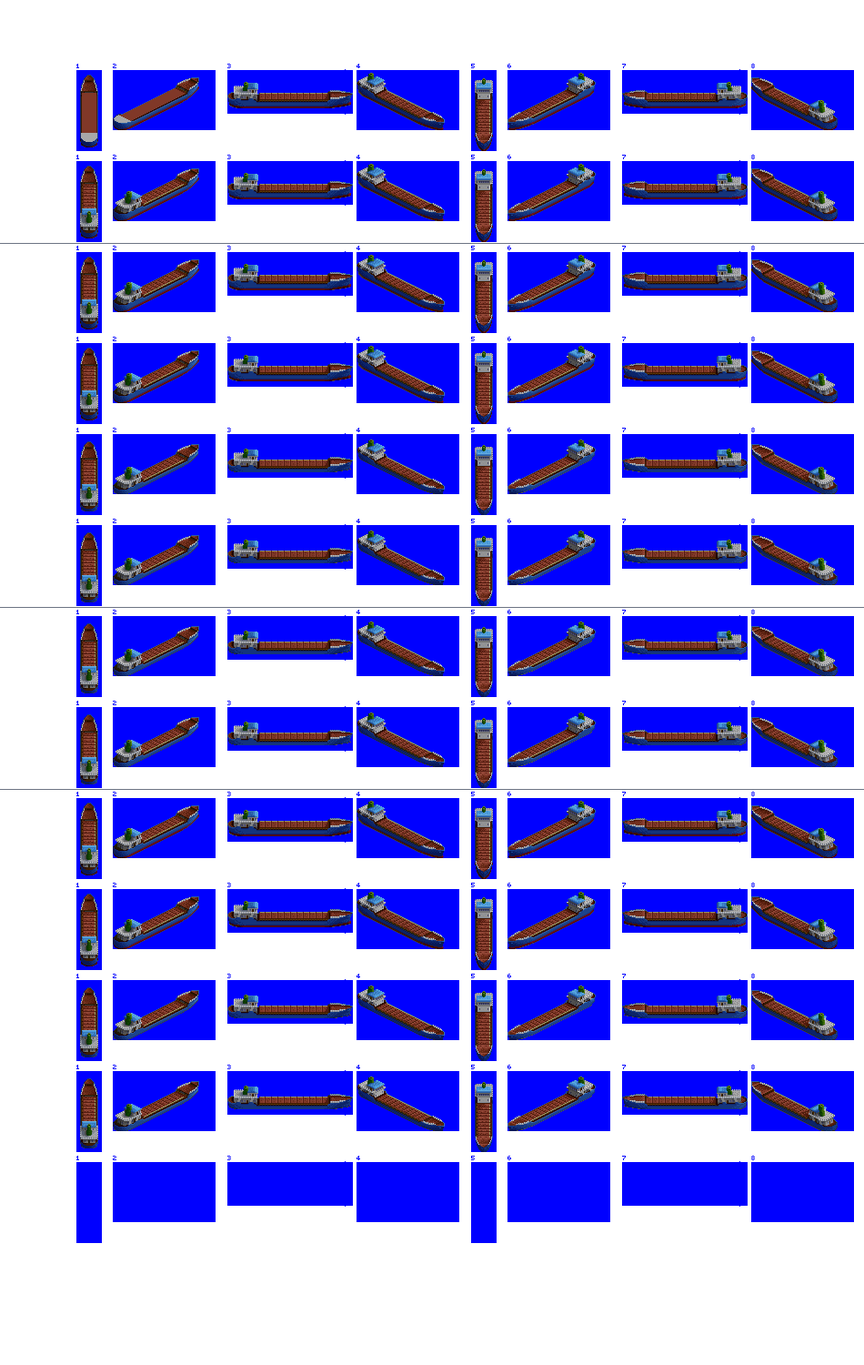
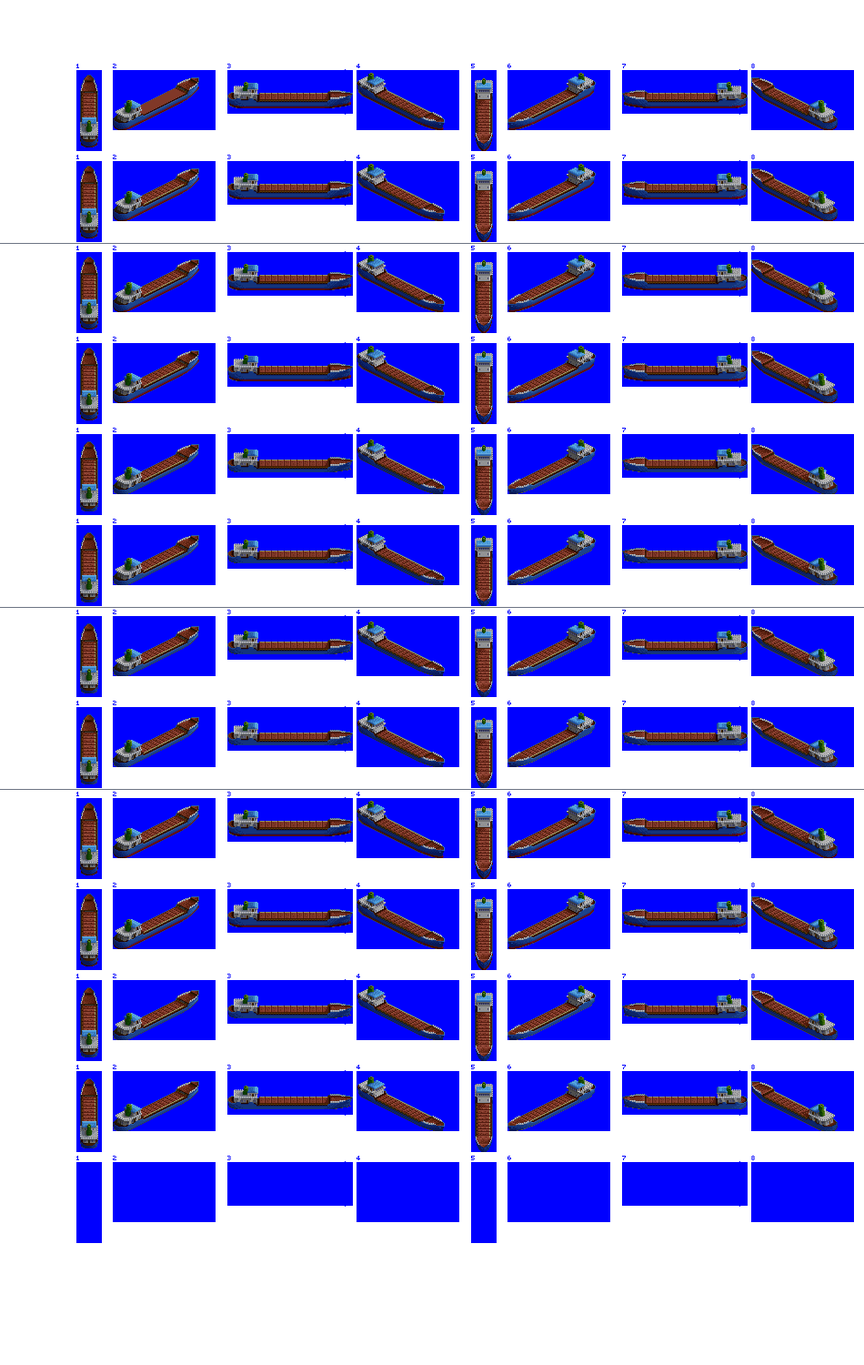
Comparing the layer stacks of the two 864×1365 images. Changes:
hid "Layer 5", painted on it over [80, 92, 145, 142]
